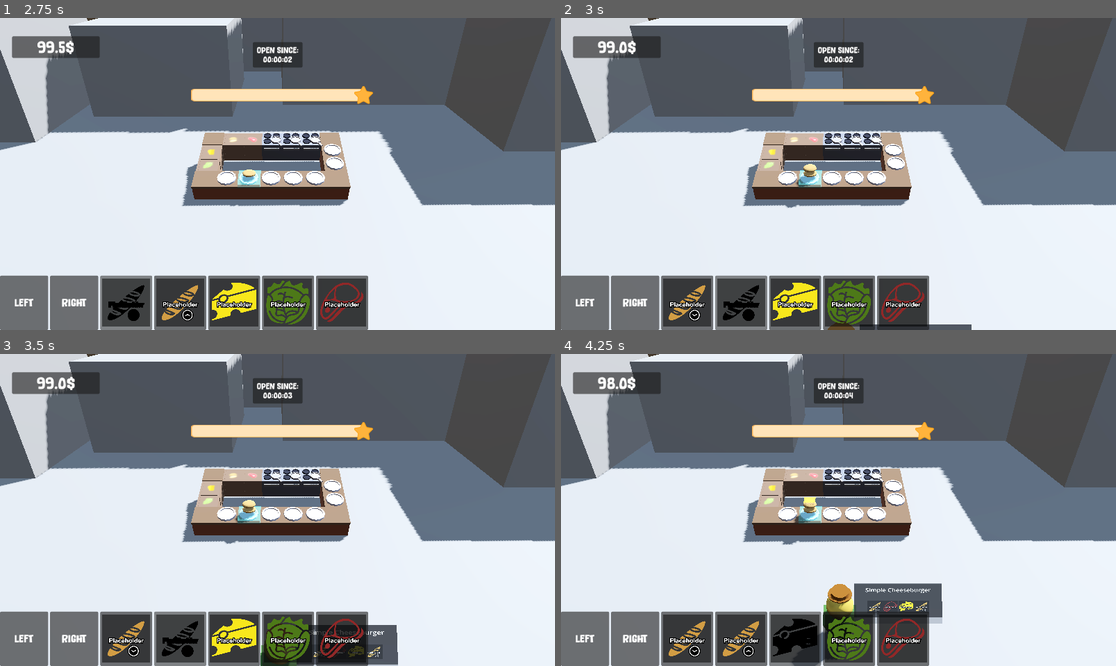
Above: before the commit, frames 1-4 (two rows, left to right).
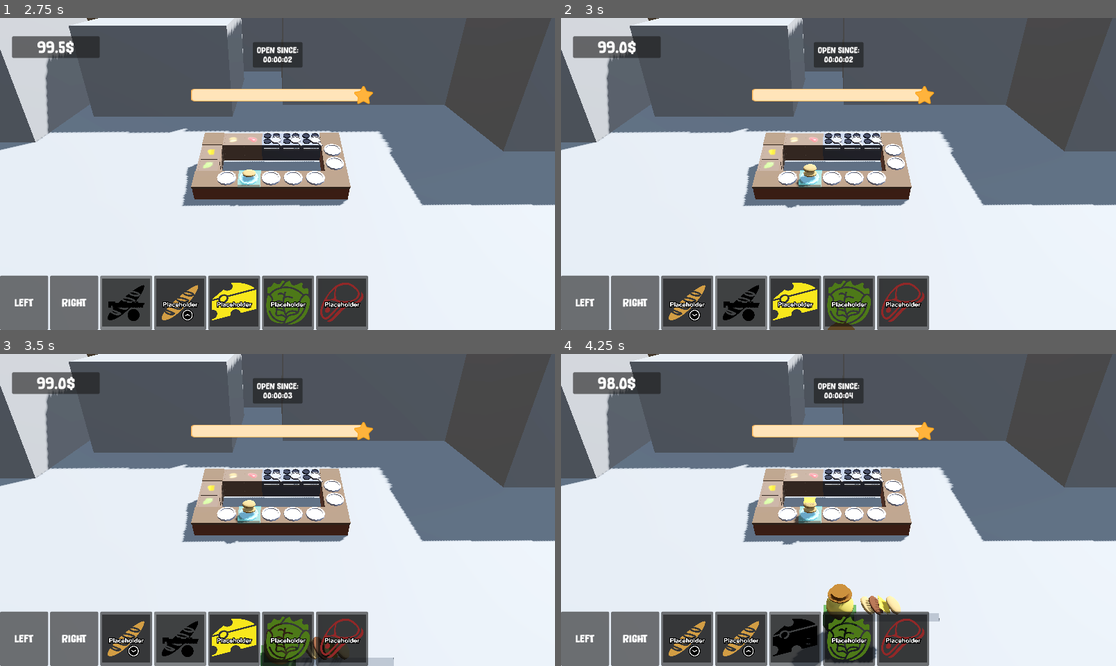
Above: after the commit, the same moments.

Repository: thewasmans/2026-game-jam-burger-truck
Game: Godot game, scene res://scenes/main.tscn
The game is run twice, just before and just after one commit, with the same random seed, the same clock (stepped at 60 frames per second) and the same inputs.
Inputs (mouse positions are in pixels of both pictures, inside the frame that each line leads up to):
- Up to frame 1 (2.75 s): click "LEFT" at 0.5 s; click "RIGHT" at 1.25 s; click (127, 301) at 2.02 s
- Up to frame 2 (3 s): click (738, 301) at 2.77 s
- Up to frame 3 (3.5 s): no input
- Up to frame 4 (4.25 s): click (794, 637) at 3.52 s

Frame 1 is identical in both runs. In frame 2, 0.4% of the frame differs, in the area x 53-74%, y 98-100%; in frame 3, 1.5%; in frame 4, 1.8%, in the area x 49-69%, y 73-100%.

Commit message:
Add 3d burger request

Diff:
--- a/contents/prefabs/hungry_client.tscn
+++ b/contents/prefabs/hungry_client.tscn
@@ -38,13 +38,14 @@
 [sub_resource type="PlaneMesh" id="PlaneMesh_i5gv5"]
 resource_local_to_scene = true
 material = SubResource("StandardMaterial3D_278i7")
-size = Vector2(0.5, 0.25)
+size = Vector2(0.5, 0.053)
 
-[node name="HungryClient" type="CharacterBody3D" unique_id=636878034 node_paths=PackedStringArray("client_request_ui", "hover_node")]
+[node name="HungryClient" type="CharacterBody3D" unique_id=636878034 node_paths=PackedStringArray("client_request_ui", "hover_node", "anchor_burger")]
 script = ExtResource("1_mntof")
 speed = 2.0
 client_request_ui = NodePath("SubViewport/ClientRequest")
 hover_node = NodePath("Hover")
+anchor_burger = NodePath("Anchor Burger")
 
 [node name="CollisionShape3D2" type="CollisionShape3D" parent="." unique_id=1118751600]
 transform = Transform3D(2.4, 0, 0, 0, 2.4, 0, 0, 0, 2.4, 0, 0.8244037, 0)
@@ -71,10 +72,13 @@
 surface_material_override/0 = SubResource("StandardMaterial3D_rtm0h")
 
 [node name="Hover" type="MeshInstance3D" parent="." unique_id=771406449]
-transform = Transform3D(-4.951, -8.4585515e-08, -2.2713088e-07, 0, 0.70813626, -3.5498185, 4.3283018e-07, -0.96754545, -2.5980744, -1.643, 1.761, -0.301)
+transform = Transform3D(-4.951, -8.4585515e-08, -2.2713088e-07, 0, 0.70813626, -3.5498185, 4.3283018e-07, -0.96754545, -2.5980744, -1.643, 1.2038006, -0.301)
 mesh = SubResource("PlaneMesh_i5gv5")
 
 [node name="SubViewport" type="SubViewport" parent="." unique_id=769199299]
-size = Vector2i(1152, 648)
+size = Vector2i(1152, 96)
 
 [node name="ClientRequest" parent="SubViewport" unique_id=853921984 instance=ExtResource("2_tnfmv")]
+
+[node name="Anchor Burger" type="Node3D" parent="." unique_id=1795400529]
+transform = Transform3D(1, 0, 0, 0, 1, 0, 0, 0, 1, -0.8035934, 1.3651247, 0)
--- a/contents/prefabs/ui/client_request_ui.tscn
+++ b/contents/prefabs/ui/client_request_ui.tscn
@@ -1,7 +1,6 @@
 [gd_scene format=3 uid="uid://b47evmm3yxiqf"]
 
 [ext_resource type="Script" uid="uid://cdhu8yyerjr5u" path="res://scripts/ui/client_request_ui.gd" id="1_e2jbl"]
-[ext_resource type="Texture2D" uid="uid://du6wlw8v76xmu" path="res://contents/ui/ingredients/placholder_cheese.png" id="2_go603"]
 
 [sub_resource type="ImageTexture" id="ImageTexture_ta5aa"]
 
@@ -19,86 +18,18 @@
 
 [sub_resource type="StyleBoxFlat" id="StyleBoxFlat_ta5aa"]
 
-[node name="ClientRequestUI" type="VBoxContainer" unique_id=2100109262 node_paths=PackedStringArray("label", "waiting", "ingredients_container")]
-anchors_preset = 15
+[node name="ClientRequestUI" type="VBoxContainer" unique_id=2100109262 node_paths=PackedStringArray("waiting")]
+anchors_preset = 10
 anchor_right = 1.0
-anchor_bottom = 1.0
+offset_bottom = 96.0
 grow_horizontal = 2
-grow_vertical = 2
+alignment = 2
 script = ExtResource("1_e2jbl")
-label = NodePath("ClientRequest/Label")
 waiting = NodePath("HSlider")
-ingredients_container = NodePath("ClientRequest/FlowContainer")
-
-[node name="ClientRequest" type="Panel" parent="." unique_id=298207108]
-layout_mode = 2
-size_flags_vertical = 3
-
-[node name="Label" type="Label" parent="ClientRequest" unique_id=210546071]
-layout_mode = 1
-anchors_preset = 15
-anchor_right = 1.0
-anchor_bottom = 1.0
-offset_top = 9.0
-offset_bottom = -349.0
-grow_horizontal = 2
-grow_vertical = 2
-theme_override_font_sizes/font_size = 84
-text = "REQUEST"
-horizontal_alignment = 1
-vertical_alignment = 1
-
-[node name="FlowContainer" type="HFlowContainer" parent="ClientRequest" unique_id=2100042202]
-layout_mode = 1
-anchors_preset = 15
-anchor_right = 1.0
-anchor_bottom = 1.0
-offset_left = -58.0
-offset_top = 277.5
-offset_right = 58.0
-offset_bottom = -70.5
-grow_horizontal = 2
-grow_vertical = 2
-alignment = 1
-
-[node name="TextureRect" type="TextureRect" parent="ClientRequest/FlowContainer" unique_id=8562131]
-custom_minimum_size = Vector2(200, 200)
-layout_mode = 2
-texture = ExtResource("2_go603")
-expand_mode = 1
-
-[node name="TextureRect2" type="TextureRect" parent="ClientRequest/FlowContainer" unique_id=1833358389]
-custom_minimum_size = Vector2(200, 200)
-layout_mode = 2
-texture = ExtResource("2_go603")
-expand_mode = 1
-
-[node name="TextureRect3" type="TextureRect" parent="ClientRequest/FlowContainer" unique_id=568146444]
-custom_minimum_size = Vector2(200, 200)
-layout_mode = 2
-texture = ExtResource("2_go603")
-expand_mode = 1
-
-[node name="TextureRect4" type="TextureRect" parent="ClientRequest/FlowContainer" unique_id=1726589448]
-custom_minimum_size = Vector2(200, 200)
-layout_mode = 2
-texture = ExtResource("2_go603")
-expand_mode = 1
-
-[node name="TextureRect5" type="TextureRect" parent="ClientRequest/FlowContainer" unique_id=734530533]
-custom_minimum_size = Vector2(200, 200)
-layout_mode = 2
-texture = ExtResource("2_go603")
-expand_mode = 1
-
-[node name="TextureRect6" type="TextureRect" parent="ClientRequest/FlowContainer" unique_id=1620704640]
-custom_minimum_size = Vector2(200, 200)
-layout_mode = 2
-texture = ExtResource("2_go603")
-expand_mode = 1
 
 [node name="HSlider" type="HSlider" parent="." unique_id=1997633651]
 layout_mode = 2
+size_flags_vertical = 8
 theme_override_icons/grabber = SubResource("ImageTexture_ta5aa")
 theme_override_icons/grabber_highlight = SubResource("ImageTexture_go603")
 theme_override_icons/grabber_disabled = SubResource("ImageTexture_r44ed")
--- a/scripts/hungry_client.gd
+++ b/scripts/hungry_client.gd
@@ -15,6 +15,7 @@
 @export var client_request_ui: ClientRequestUI
 @export var hover_node: Node3D
 @export var wait_time: Vector2 = Vector2(10, 15)
+@export var anchor_burger: Node3D
 
 var current_state: State = State.MOVING_TO_TRUCK
 var wait_timer: Timer
@@ -39,7 +40,12 @@
 
 func set_burger(burger_data:BurgerData):
 	_burger_request = burger_data
-	client_request_ui.set_burger(burger_data)
+	for ingredient in burger_data.ingredients:
+		var instance: Node3D = ingredient.model_3d.instantiate()
+		instance.position += Vector3.LEFT * anchor_burger.get_child_count() * .25
+		instance.rotate(Vector3.FORWARD, -PI * 0.25)
+		instance.scale = Vector3.ONE * .25
+		anchor_burger.add_child(instance)
 
 func _physics_process(delta: float) -> void:
 	if _is_leaved:
@@ -80,11 +86,11 @@
 	else:
 		leaving_satiated.emit()
 
-func give_food(burger:Array[Ingredient])-> bool:
+func give_food(_burger:Array[Ingredient])-> bool:
 	if current_state == State.WAITING:
 		_is_hungry = false
 		wait_timer.stop()
 		current_state = State.LEAVING
-		hover_node.hide()
+		anchor_burger.hide()
 		return true
 	return false
--- a/scripts/ui/client_request_ui.gd
+++ b/scripts/ui/client_request_ui.gd
@@ -1,23 +1,7 @@
 class_name ClientRequestUI
 extends Control
 
-@export var label:Label
 @export var waiting:Slider
-@export var ingredients_container:FlowContainer
-
-func add_ingredients(ingredient:Ingredient):
-	var ingredient_icon := TextureRect.new()
-	ingredient_icon.expand_mode = TextureRect.EXPAND_IGNORE_SIZE
-	ingredient_icon.texture = ingredient.icon
-	ingredient_icon.custom_minimum_size = Vector2(200, 200)
-	ingredients_container.add_child(ingredient_icon)
-
-func set_burger(burger_data:BurgerData):
-	for elt in ingredients_container.get_children():
-		elt.queue_free()
-	label.text = burger_data.name
-	for ingredient in burger_data.ingredients:
-		add_ingredients(ingredient)
 
 func set_waiting(value:float):
 	waiting.value = value
